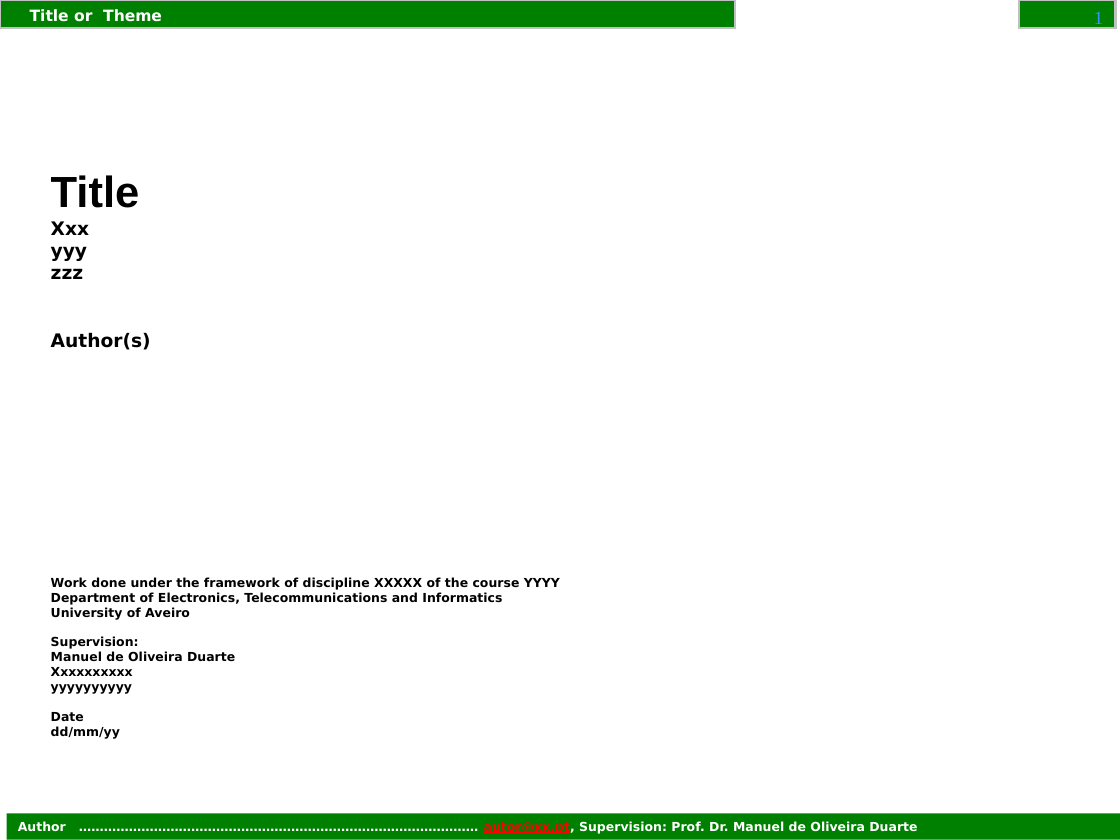
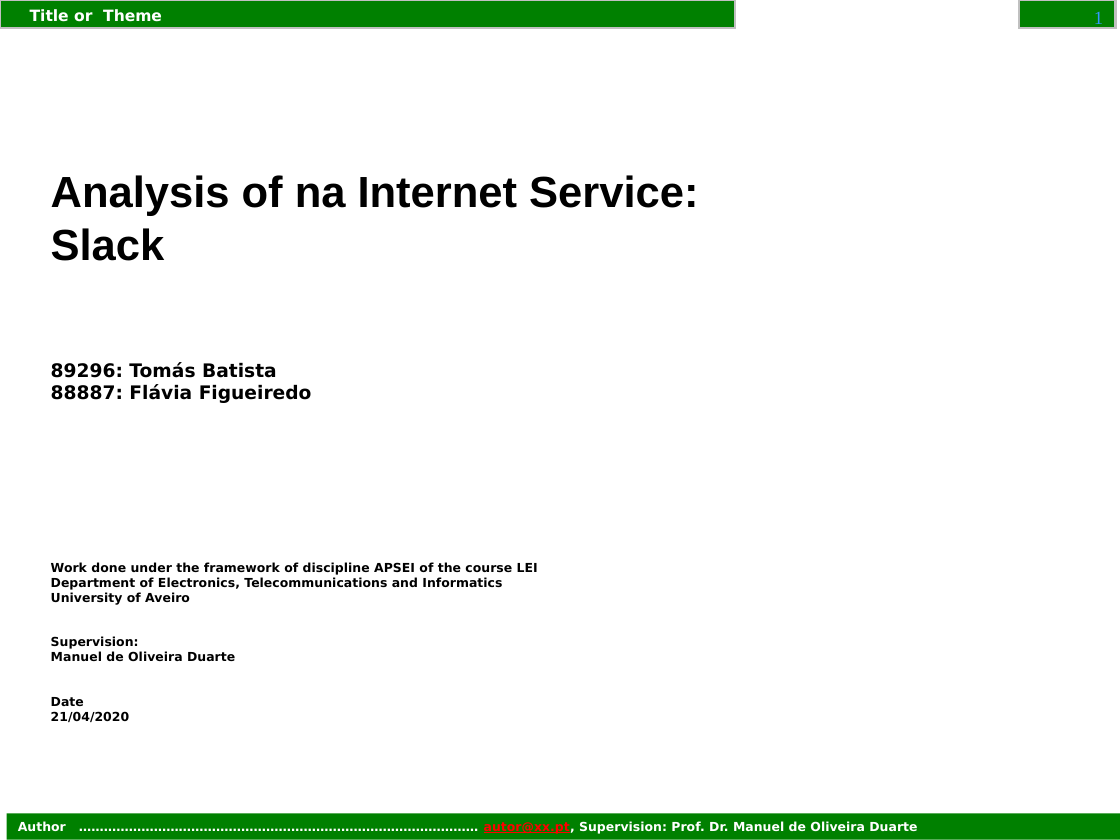
Before and after one commit to tomas99batista/Analysis-of-an-Internet-Service, a slide deck: slide 1 of 89296_88886_assign2_presentation_APSEI_1920.pptx. Drawn at 1120x840 pixels with LibreOffice and Linux fonts; fonts in the diff are those of the drawing; background and template pictures are left out. Boxes give left, top, right and bottom in pixels: in the first picture for what was removed or moved away, otherwise in the second. Text is boxed around its words. In the diff, an @@ line names an element or a change of style, - is before the commit and + after.

```diff
--- a/89296_88886_assign2_presentation_APSEI_1920.pptx
+++ b/89296_88886_assign2_presentation_APSEI_1920.pptx
@@ title at (51,175,698,722): text changed @@
-Title
-Xxx
-yyy
-zzz
-Author(s)
-Work done under the framework of discipline XXXXX of the course YYYY
-Department of Electronics, Telecommunications and Informatics
-University of Aveiro
-Supervision:
-Manuel de Oliveira Duarte
-Xxxxxxxxxx
-yyyyyyyyyy
-Date
-dd/mm/yy
+Analysis of na Internet Service:
+Slack
+89296: Tomás Batista
+88887: Flávia Figueiredo
+Work done under the framework of discipline APSEI of the course LEI
+Department of Electronics, Telecommunications and Informatics
+University of Aveiro
+Supervision:
+Manuel de Oliveira Duarte
+Date
+21/04/2020
```
Also in this commit, not shown: 1 other slide changed, 4 other files.
